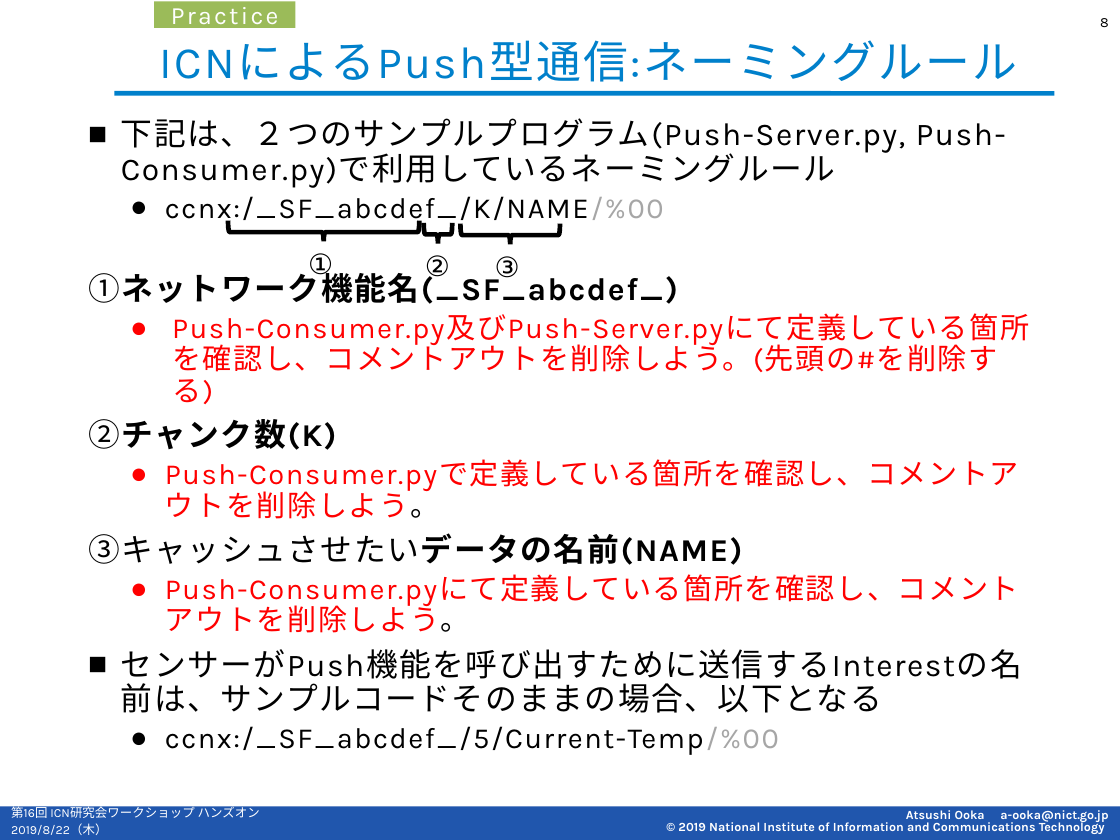
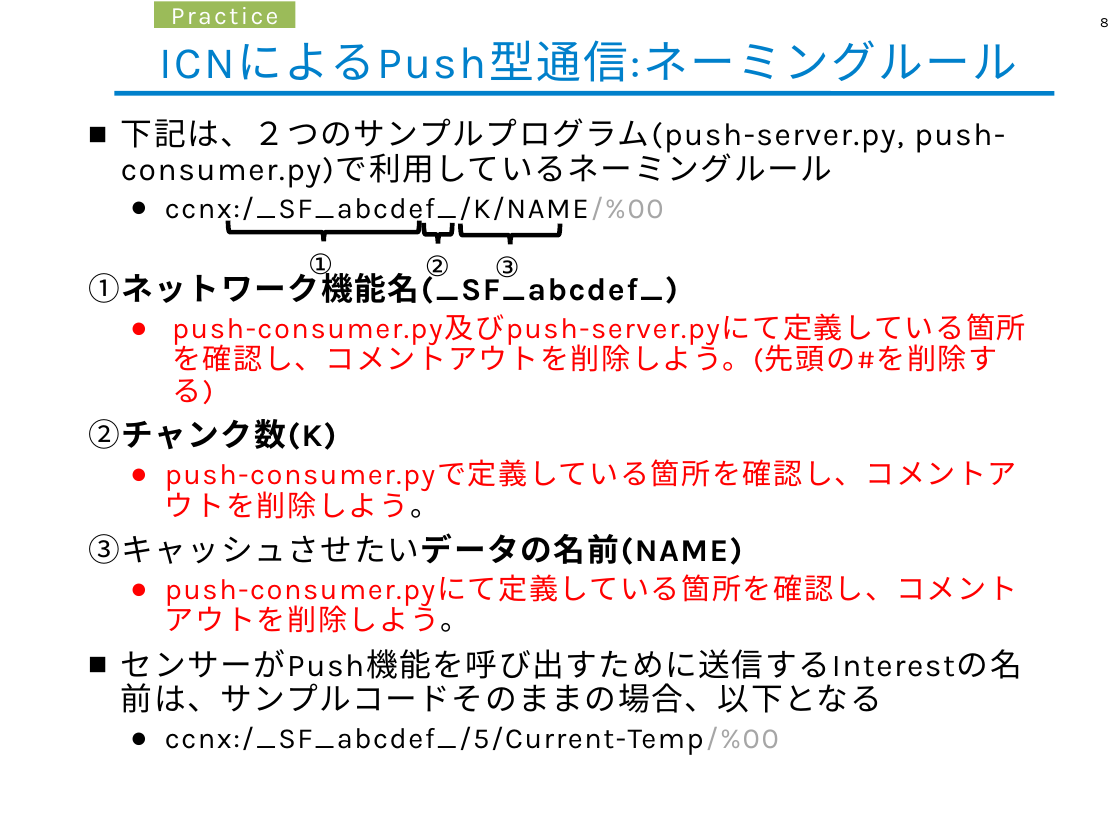
Before and after one commit to cefore/2021-hands-on, a slide deck: slide 8 of material/Practice-C_ICN-PUSH-Commn.pptx. Drawn at 1120x840 pixels with LibreOffice and Linux fonts; fonts in the diff are those of the drawing; background and template pictures are left out. Boxes give left, top, right and bottom in pixels: in the first picture for what was removed or moved away, otherwise in the second. Text is boxed around its words. In the diff, an @@ line names an element or a change of style, - is before the commit and + after.

```diff
--- a/material/Practice-C_ICN-PUSH-Commn.pptx
+++ b/material/Practice-C_ICN-PUSH-Commn.pptx
@@ text at bbox=[121, 118, 1005, 188]: text changed @@
-■ 下記は、２つのサンプルプログラム(Push-Server.py, Push-Consumer.py)で利用しているネーミングルール
+■ 下記は、２つのサンプルプログラム(push-server.py, push-consumer.py)で利用しているネーミングルール
@@ text at bbox=[172, 313, 1026, 404]: text changed @@
-  ● Push-Consumer.py及びPush-Server.pyにて定義している箇所を確認し、コメントアウトを削除しよう。(先頭の#を削除する)
+  ● push-consumer.py及びpush-server.pyにて定義している箇所を確認し、コメントアウトを削除しよう。(先頭の#を削除する)
@@ text at bbox=[165, 459, 1017, 519]: text changed @@
-  ● Push-Consumer.pyで定義している箇所を確認し、コメントアウトを削除しよう。
+  ● push-consumer.pyで定義している箇所を確認し、コメントアウトを削除しよう。
@@ text at bbox=[165, 574, 1017, 633]: text changed @@
-  ● Push-Consumer.pyにて定義している箇所を確認し、コメントアウトを削除しよう。
+  ● push-consumer.pyにて定義している箇所を確認し、コメントアウトを削除しよう。
@@ rectangle removed at bbox=[0, 806, 1120, 840] @@
@@ text removed at bbox=[11, 804, 260, 821] @@
-第16回 ICN研究会ワークショップ ハンズオン
@@ text removed at bbox=[11, 823, 107, 835] @@
-2019/8/22（木）
@@ text removed at bbox=[678, 810, 1108, 834] @@
-Atsushi Ooka a-ooka@nict.go.jp
-© 2019 National Institute of Information and Communications Technology
```
Also in this commit, not shown: 18 other slides changed, 1 slide removed.
